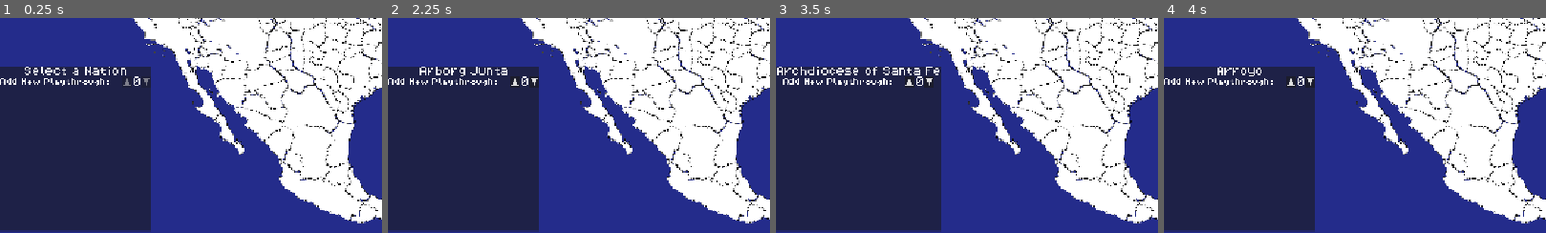
Above: before the commit, frames 1-4 (left to right).
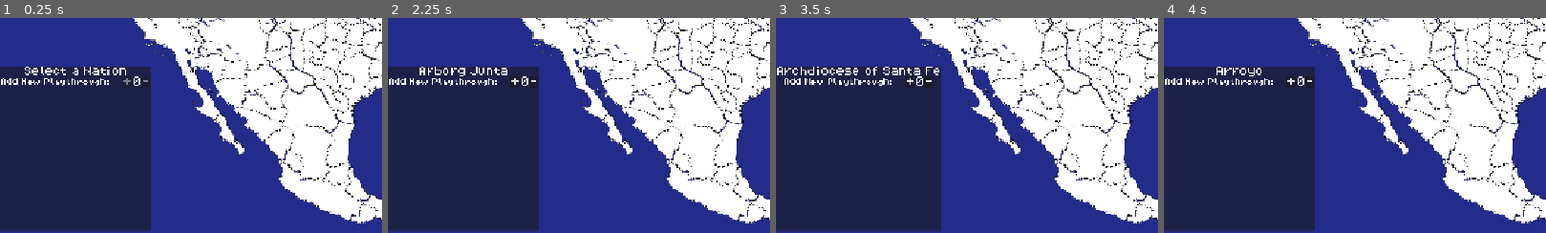
Above: after the commit, the same moments.

Repository: Pig-master/OWBMapTracker
Game: Godot game, scene res://Scenes/map.tscn
The game is run twice, just before and just after one commit, with the same random seed, the same clock (stepped at 60 frames per second) and the same inputs.
Inputs (mouse positions are % of the whole screen's width and height, from its top left):
- Up to frame 1 (0.25 s): no input
- Up to frame 2 (2.25 s): click (50, 50) at 0.5 s; click (23, 47) at 1.25 s; click (44, 8) at 2 s
- Up to frame 3 (3.5 s): click (37, 52) at 2.75 s
- Up to frame 4 (4 s): click (16, 35) at 3.5 s
The pictures show only the part of the screen within x 0-50%, y 50-100%; the shares and areas given below are measured in that part.

The runs differ from the first frame. In frame 1, 0.3% of the frame differs, in the area x 0-40%, y 22-100%; in frame 2, 0.3%; in frame 3, 0.4%, in the area x 1-41%, y 28-32%; in frame 4, 0.2%.

Commit message:
1.0.0a
Changed some text to web friendly unicode

Diff:
--- a/Scenes/map.tscn
+++ b/Scenes/map.tscn
@@ -3244,7 +3244,7 @@
 layout_mode = 2
 theme_override_font_sizes/font_size = 50
 disabled = true
-text = "▲"
+text = "+"
 
 [node name="Label2" type="Label" parent="Menu/Base/Main/Base/HBoxContainer" unique_id=595022092]
 layout_mode = 2
@@ -3255,7 +3255,7 @@
 layout_mode = 2
 theme_override_font_sizes/font_size = 50
 disabled = true
-text = "▼"
+text = "-"
 
 [node name="ScrollContainer" type="ScrollContainer" parent="Menu/Base" unique_id=1437165347]
 custom_minimum_size = Vector2(0, 752)
Not shown, changed: export_presets.cfg
